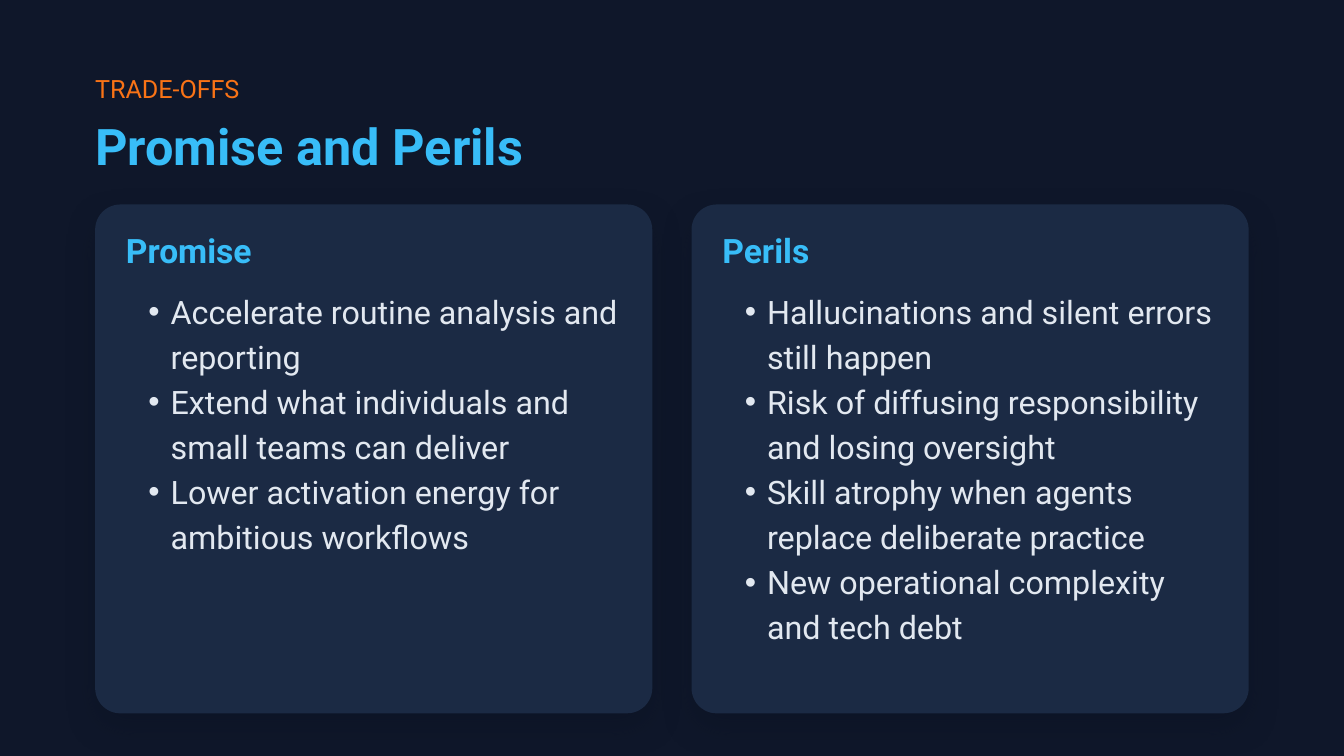
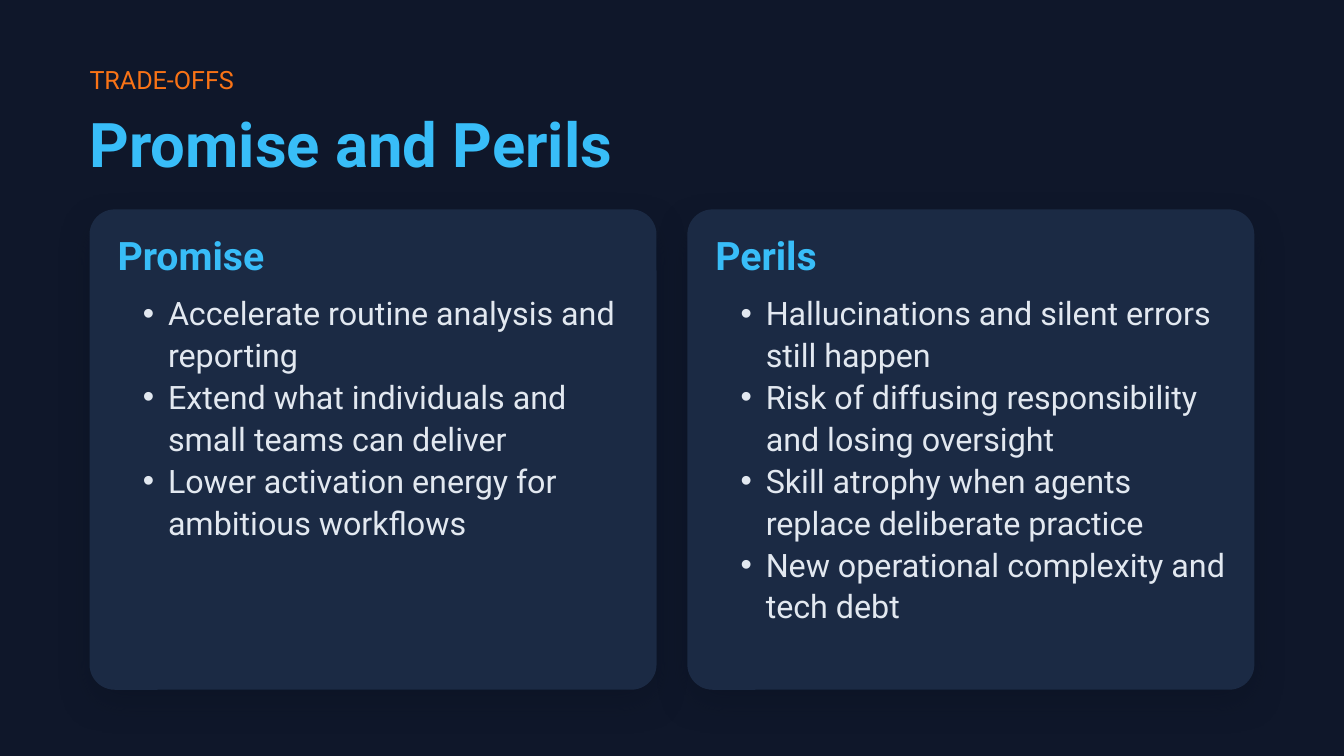
Before and after one commit to shanelindsay/agentic-r, a slide deck: slide 8 of slides-new/Agentic-AI-Agent-Talk.pptx. Drawn at 1344x756 pixels with LibreOffice and Linux fonts; fonts in the diff are those of the drawing. Boxes give left, top, right and bottom in pixels: in the first picture for what was removed or moved away, otherwise in the second. Text is boxed around its words. In the diff, an @@ line names an element or a change of style, - is before the commit and + after.

```diff
--- a/slides-new/Agentic-AI-Agent-Talk.pptx
+++ b/slides-new/Agentic-AI-Agent-Talk.pptx
@@ text "TRADE-OFFS": place and size @@
-text "TRADE-OFFS" at box(95, 80, 239, 99)
+text "TRADE-OFFS" at box(90, 71, 234, 90)
@@ text "TRADE-OFFS" at box(90, 71, 234, 90): line spacing 19.6pt to 19.2pt @@
@@ text "Promise and Perils" at box(90, 121, 612, 168): size 27 to 33 pt @@
@@ rounded rectangle at box(90, 210, 657, 689): proportions changed @@
@@ rounded rectangle: place and size @@
-rounded rectangle at box(95, 204, 653, 714)
+rounded rectangle at box(90, 210, 657, 689)
@@ text "Promise" at box(118, 241, 265, 271): size 18 to 21 pt @@
@@ text "Promise": place and size @@
-text "Promise" at box(126, 238, 252, 264)
+text "Promise" at box(118, 241, 265, 271)
@@ rounded rectangle: place and size @@
-rounded rectangle at box(692, 204, 1250, 714)
+rounded rectangle at box(687, 210, 1254, 689)
@@ rounded rectangle at box(687, 210, 1254, 689): proportions changed @@
@@ text "Perils": place and size @@
-text "Perils" at box(722, 238, 809, 264)
+text "Perils" at box(715, 240, 816, 271)
@@ text "Perils" at box(715, 240, 816, 271): size 18 to 21 pt @@
@@ text "Accelerate routine analysis and reporting" at box(168, 301, 614, 536): indent changed; line spacing 24.1pt to 22.4pt @@
@@ text "Hallucinations and silent errors still ..." at box(766, 301, 1225, 619): indent changed; line spacing 24.1pt to 22.4pt @@
```
Also in this commit, not shown: 20 other slides changed, 2 other files.
